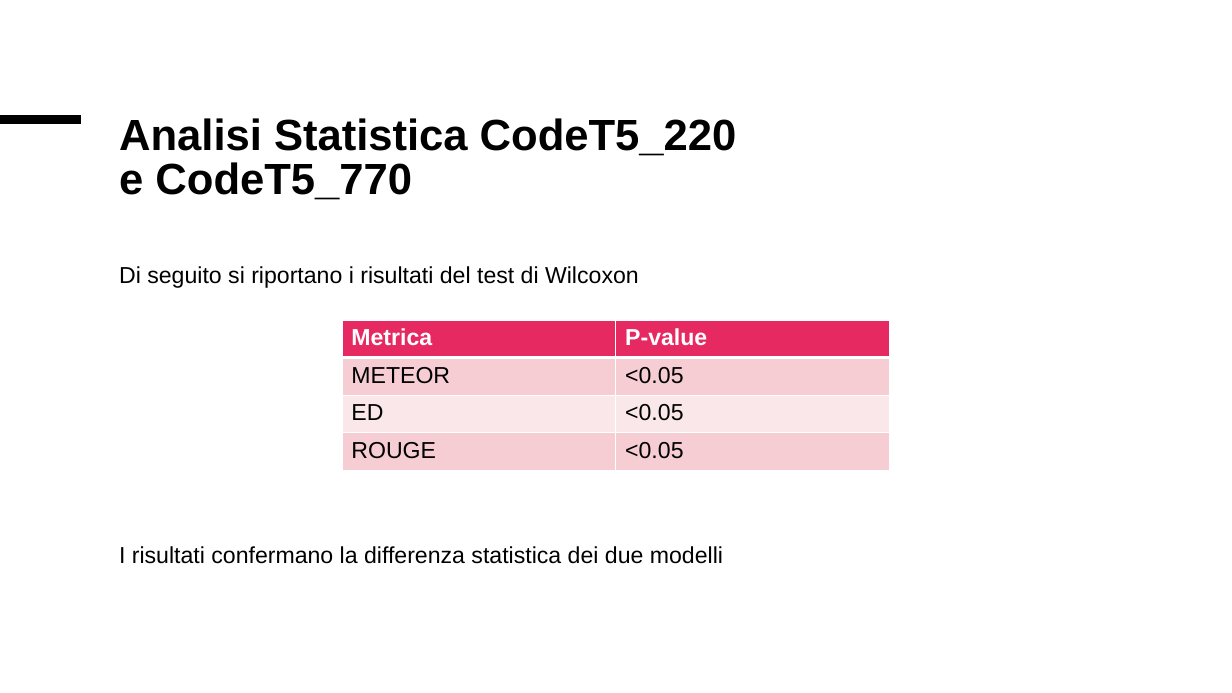
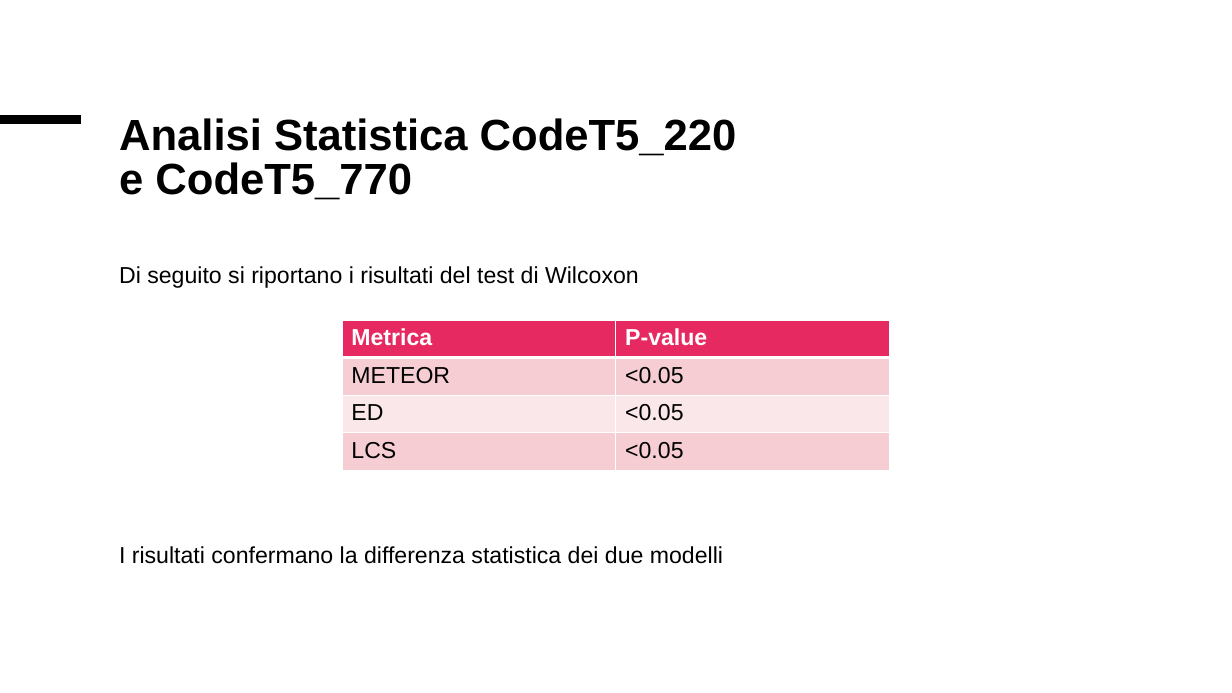
Before and after one commit to Simpronic/Tesi_Generatore_VHDL, a slide deck: slide 31 of altro/Presentazione_risultati.pptx (slide 30 before the commit). Drawn at 1232x693 pixels with LibreOffice and Linux fonts; fonts in the diff are those of the drawing. Boxes give left, top, right and bottom in pixels: in the first picture for what was removed or moved away, otherwise in the second. Text is boxed around its words. In the diff, an @@ line names an element or a change of style, - is before the commit and + after.

```diff
--- a/altro/Presentazione_risultati.pptx
+++ b/altro/Presentazione_risultati.pptx
@@ table at box(342, 321, 889, 470) @@
-row 4, column 1: ROUGE
+row 4, column 1: LCS
```
Also in this commit, not shown: 5 other slides changed, 1 slide added, 10 other files.
